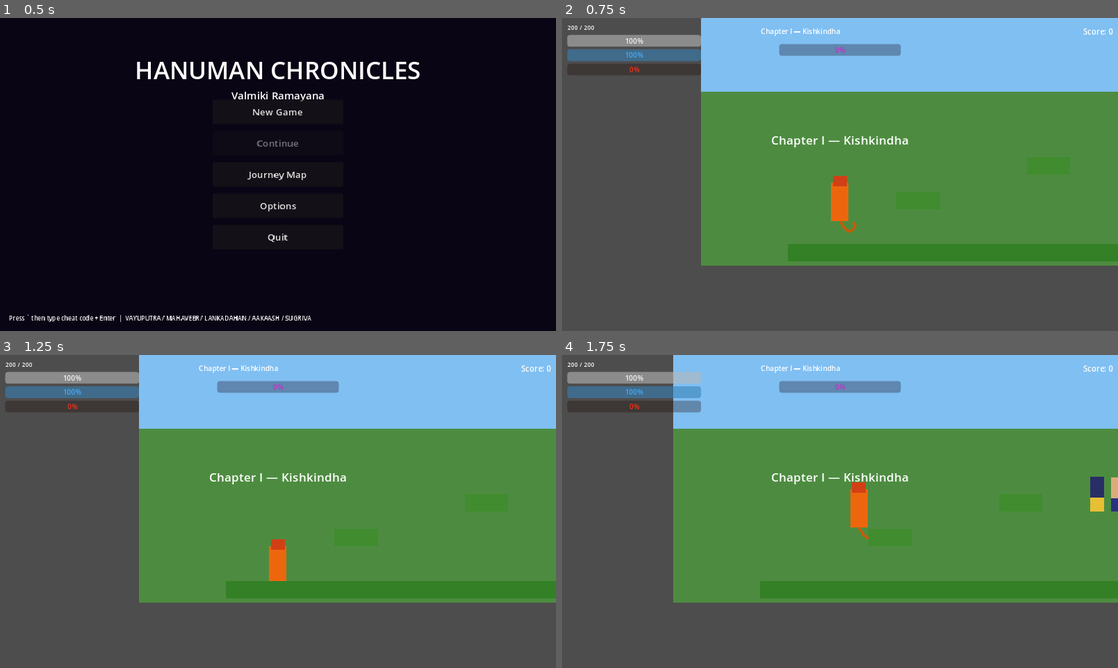
Above: before the commit, frames 1-4 (two rows, left to right).
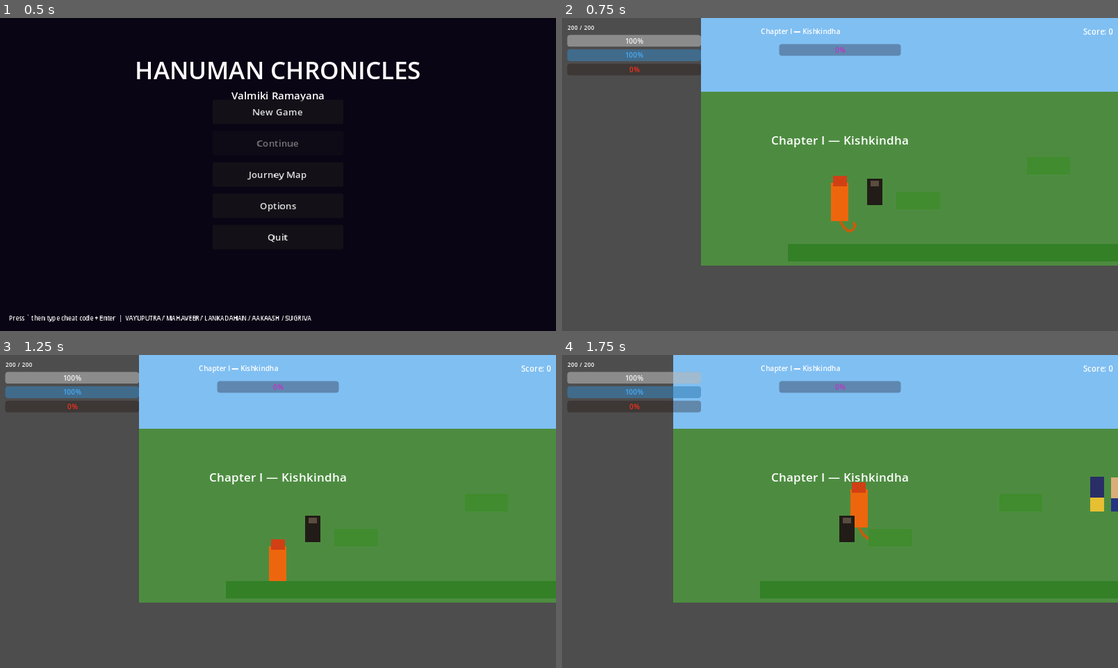
Above: after the commit, the same moments.

Repository: sushritha22496-lang/MediShift
Game: Godot game, scene res://scenes/main_menu.tscn
Two runs of this game, one before a commit and one after it. Both use one fixed random seed, a clock stepped at 60 frames per second and the inputs below.
Inputs:
- Up to frame 1 (0.5 s): no input
- Up to frame 2 (0.75 s): click "New Game" at 0.5 s
- Up to frame 3 (1.25 s): no input
- Up to frame 4 (1.75 s): tap Enter at 1.25 s; hold D (move_right) from 1.28 s (still down); tap 2 (anima) at 1.35 s; tap Space (jump) at 1.52 s

Frame 1 is identical in both runs. In frame 2, 0.2% of the frame differs, in the area x 54-58%, y 51-60%; in frame 3, 0.2%; in frame 4, 0.2%.

Commit message:
Add visible Sugriva and Jambavan sprites
Sugriva rendered in dark/black fur per Valmiki's simile comparing
Vanara coloring to black mascara (anjana sankasha). Jambavan, king
of bears, rendered in brown fur distinct from the Vanara monkeys.

Diff:
--- a/scenes/chapters/ch1_kishkindha.tscn
+++ b/scenes/chapters/ch1_kishkindha.tscn
@@ -25,6 +25,23 @@
 position_smoothing_speed = 5.0
 
 [node name="HUD" parent="." instance=ExtResource("3")]
+
+[node name="Sugriva" type="Node2D" parent="."]
+position = Vector2(200, 500)
+
+[node name="SugrivaBody" type="ColorRect" parent="Sugriva"]
+offset_left = -18.0
+offset_top = -50.0
+offset_right = 18.0
+offset_bottom = 10.0
+color = Color(0.13, 0.11, 0.09, 1)
+
+[node name="SugrivaFace" type="ColorRect" parent="Sugriva"]
+offset_left = -10.0
+offset_top = -46.0
+offset_right = 10.0
+offset_bottom = -32.0
+color = Color(0.35, 0.3, 0.25, 1)
 
 [node name="Ground" type="StaticBody2D" parent="."]
 position = Vector2(1000, 620)
--- a/scenes/chapters/ch2_great_leap.tscn
+++ b/scenes/chapters/ch2_great_leap.tscn
@@ -79,6 +79,22 @@
 [node name="JambavanShape" type="CollisionShape2D" parent="Triggers/Jambavan"]
 shape = SubResource("2")
 
+[node name="JambavanVis" type="Node2D" parent="Triggers/Jambavan"]
+
+[node name="JambavanBody" type="ColorRect" parent="Triggers/Jambavan/JambavanVis"]
+offset_left = -24.0
+offset_top = -55.0
+offset_right = 24.0
+offset_bottom = 15.0
+color = Color(0.42, 0.3, 0.14, 1)
+
+[node name="JambavanFace" type="ColorRect" parent="Triggers/Jambavan/JambavanVis"]
+offset_left = -14.0
+offset_top = -50.0
+offset_right = 14.0
+offset_bottom = -34.0
+color = Color(0.55, 0.42, 0.24, 1)
+
 [node name="Mainaka" type="Area2D" parent="Triggers"]
 position = Vector2(2200, 300)
 
Not shown, changed: docs/index.html
Not shown, changed: docs/index.pck
Not shown, changed: docs/index.service.worker.js
